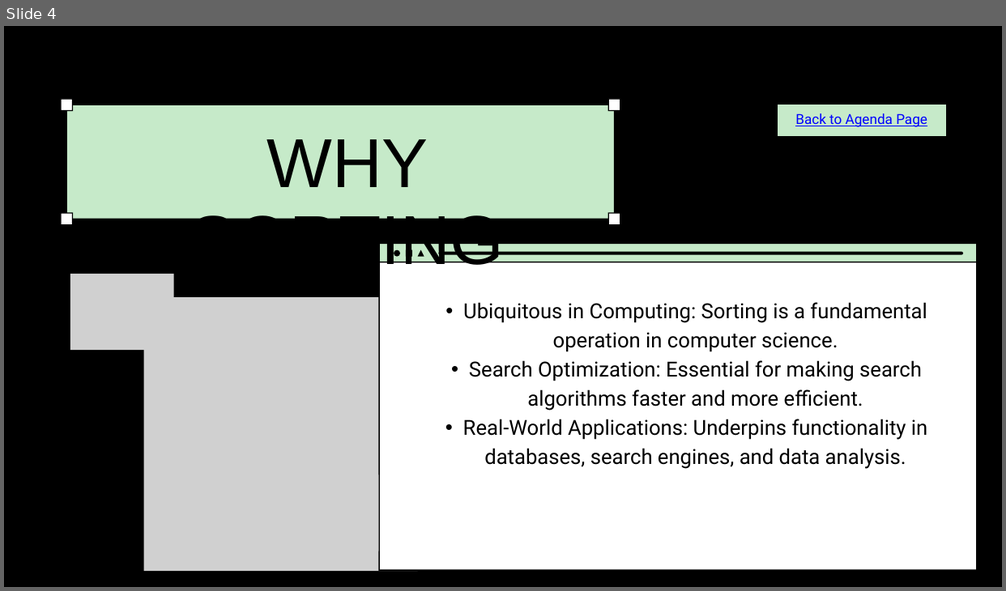
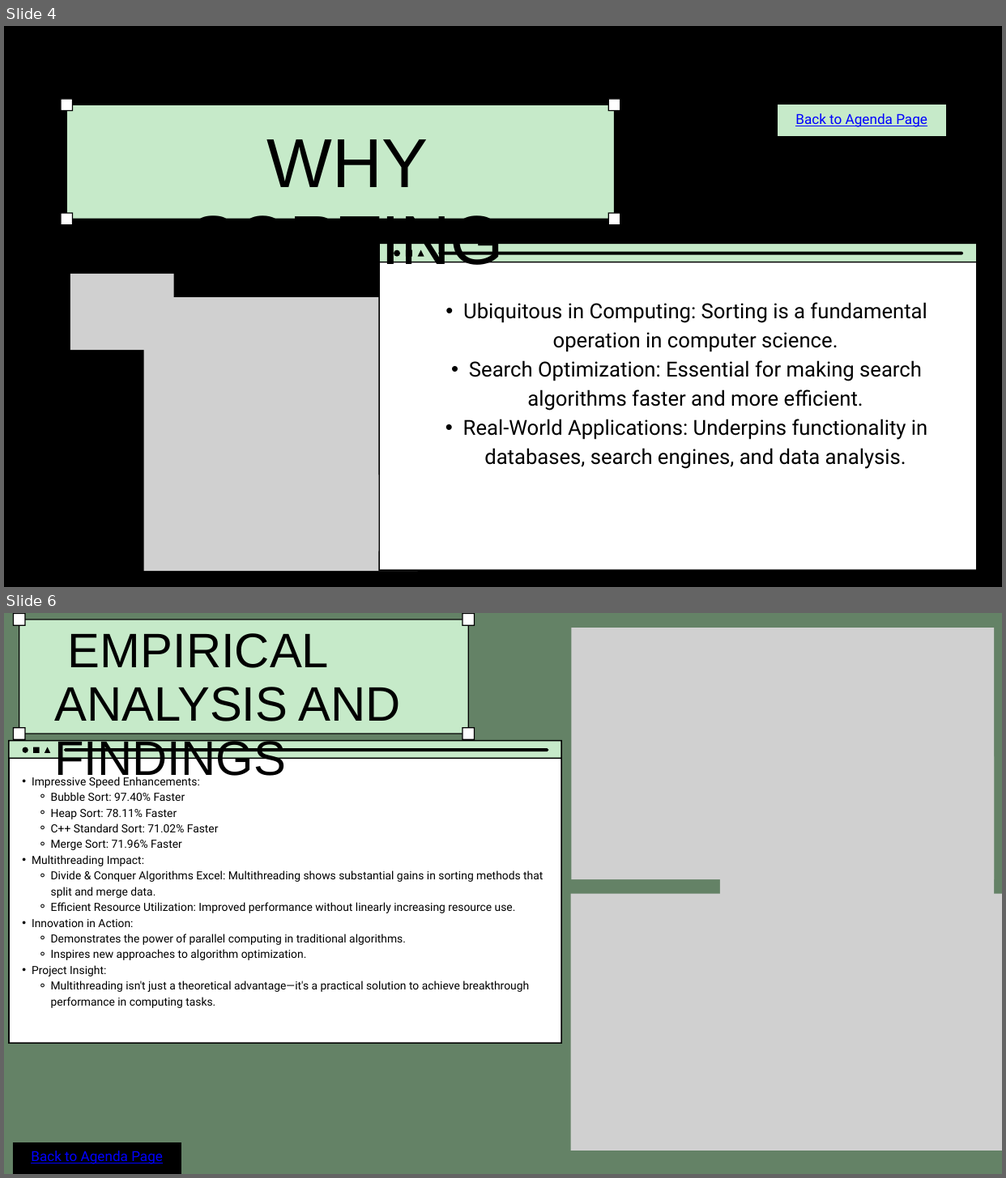
Before and after one commit to fraugho/Multithreaded-Sorting, a slide deck: Multithreaded Sorting Enhancing Performance through Concurrency.pptx. Shown one above the other, each under a label of ours: slide 4 before the commit, slides 4 and 6 after it; the slides between them are not shown. The pictures are 1006x591 and 1006x1178 pixels, drawn with LibreOffice and Linux fonts; fonts in the diff are those of the drawing; grey boxes stand for pictures. Boxes give left, top, right and bottom in pixels: in the first picture for what was removed or moved away, otherwise in the second. Text is boxed around its words. In the diff, an @@ line names an element or a change of style, - is before the commit and + after.

```diff
--- a/Multithreaded Sorting Enhancing Performance through Concurrency.pptx
+++ b/Multithreaded Sorting Enhancing Performance through Concurrency.pptx
@@ slide 6 added at <box>4,613,1002,1174</box>, background #648266 @@
@@ group added at <box>13,613,475,740</box>: 4 freeform shapes @@
@@ text added at <box>54,633,401,784</box>, 69.9 pt, text #000000 @@
+EMPIRICAL ANALYSIS AND FINDINGS
@@ picture added at <box>571,628,994,880</box> @@
@@ group added at <box>9,740,562,1044</box>: 5 freeform shapes @@
@@ picture added at <box>720,756,994,1031</box> @@
@@ text added at <box>32,777,543,1008</box>, 16.2 pt, text #000000 @@
+  • Impressive Speed Enhancements:
+    ⚬ Bubble Sort: 97.40% Faster
+    ⚬ Heap Sort: 78.11% Faster
+    ⚬ C++ Standard Sort: 71.02% Faster
+    ⚬ Merge Sort: 71.96% Faster
+  • Multithreading Impact:
+    ⚬ Divide & Conquer Algorithms Excel: Multithreading shows substantial gains in sorting methods that split and merge data.
+    ⚬ Efficient Resource Utilization: Improved performance without linearly increasing resource use.
+  • Innovation in Action:
+    ⚬ Demonstrates the power of parallel computing in traditional algorithms.
+    ⚬ Inspires new approaches to algorithm optimization.
+  • Project Insight:
+    ⚬ Multithreading isn't just a theoretical advantage—it's a practical solution to achieve breakthrough performance in computing tasks.
@@ freeform shape added at <box>13,843,560,1012</box>, fill #FFFFFF @@
@@ freeform shape added at <box>10,857,175,1025</box>, fill #FFFFFF @@
@@ picture added at <box>571,893,1002,1150</box> @@
@@ freeform shape added at <box>13,1143,181,1174</box>, fill #000000 @@
@@ text added at <box>31,1151,163,1165</box>, 20 pt, text #0000FF, underline @@
+Back to Agenda Page
```
Also in this commit, not shown: 3 slides changed, 1 slide removed.
